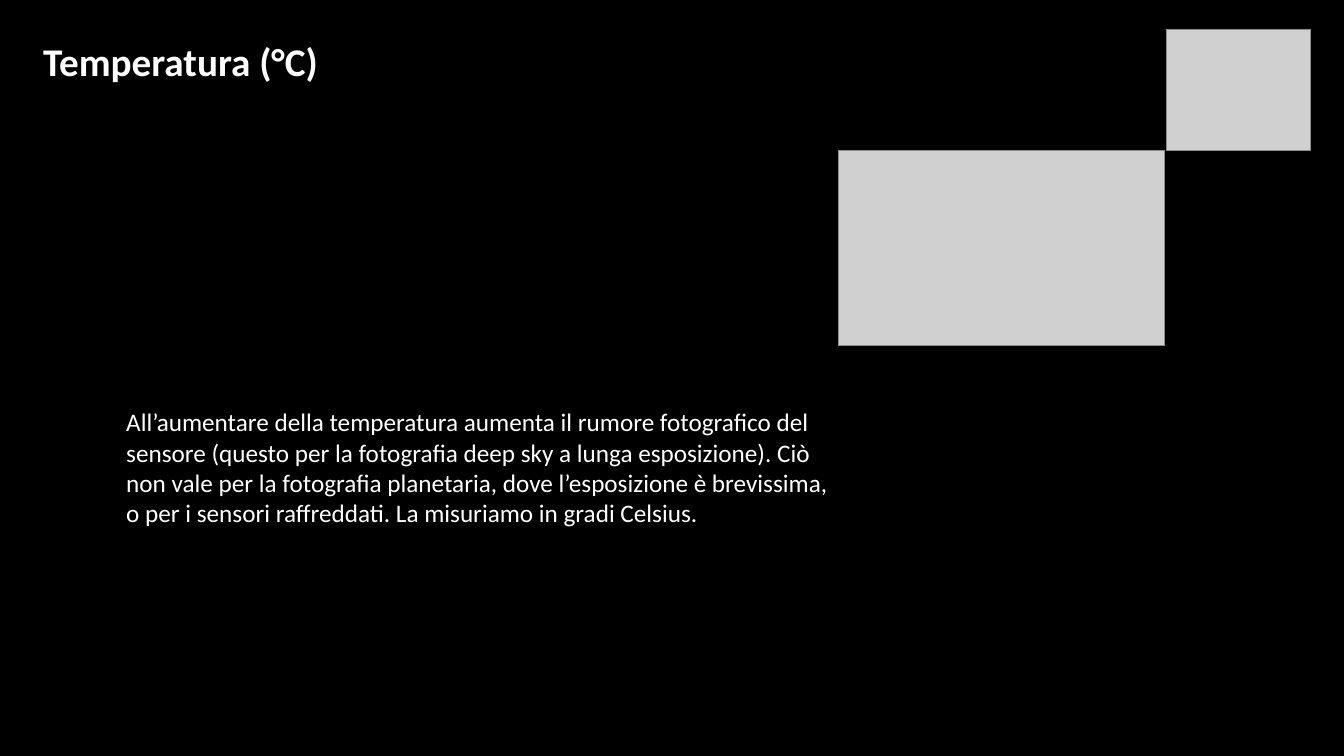
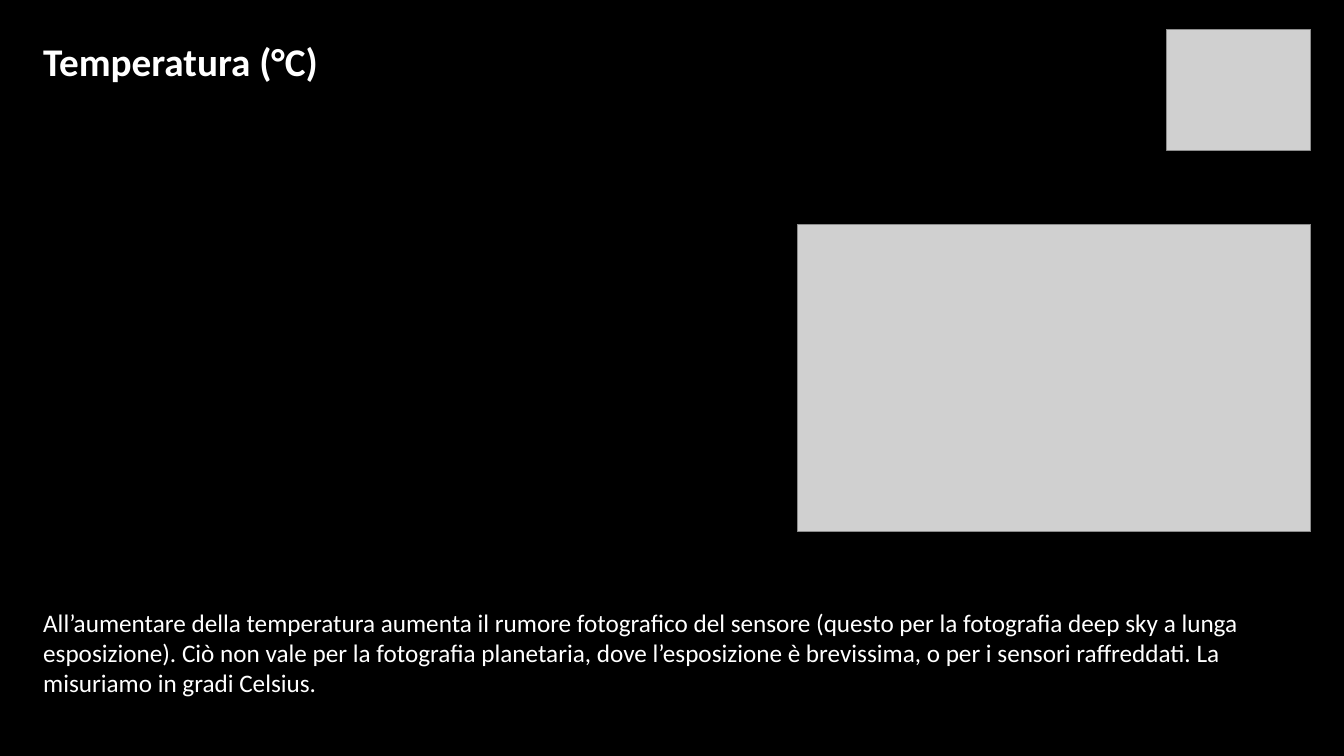
Before and after one commit to Ignazio-Emanuele-Picciche/AstrofotografiaModellistica, a slide deck: slide 6 of AstrofotografiaProgetto.pptx. Drawn at 1344x756 pixels with LibreOffice and Linux fonts; fonts in the diff are those of the drawing; grey boxes stand for pictures; background and template pictures are left out. Boxes give left, top, right and bottom in pixels: in the first picture for what was removed or moved away, otherwise in the second. Text is boxed around its words. In the diff, an @@ line names an element or a change of style, - is before the commit and + after.

```diff
--- a/AstrofotografiaProgetto.pptx
+++ b/AstrofotografiaProgetto.pptx
@@ picture: place and size @@
-picture at (839,150,1165,346)
+picture at (798,224,1311,531)
@@ text "All’aumentare della temperatura aumenta il ..." rewrapped from (126,413,827,527) to (43,613,1238,697) @@
```
Also in this commit, not shown: 4 other slides changed, 5 slides added.
